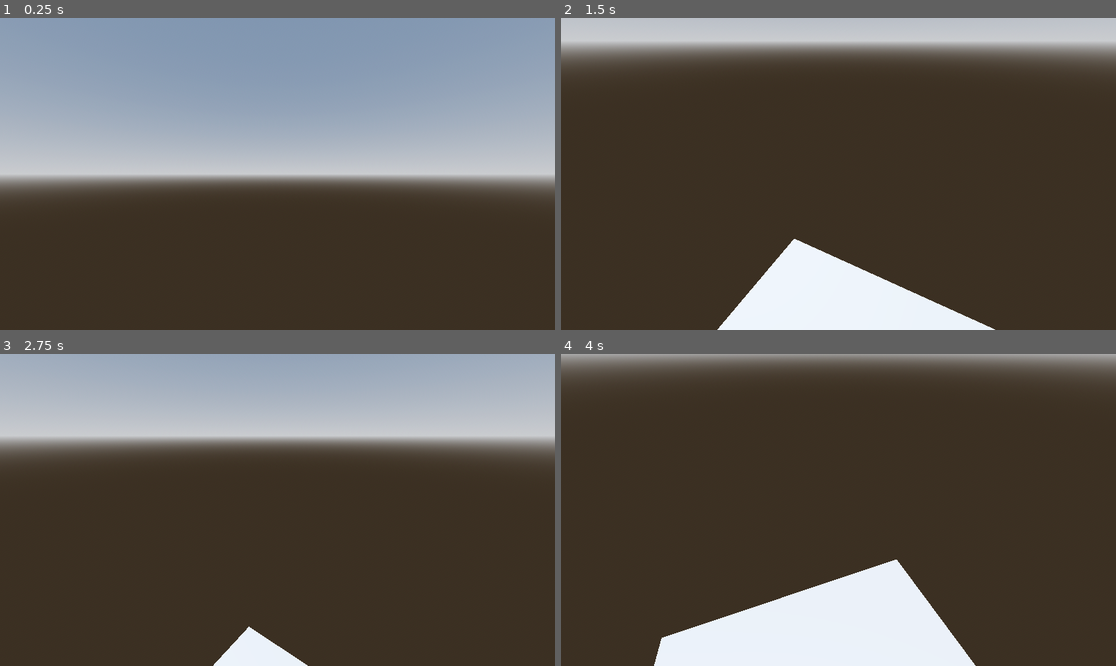
Above: before the commit, frames 1-4 (two rows, left to right).
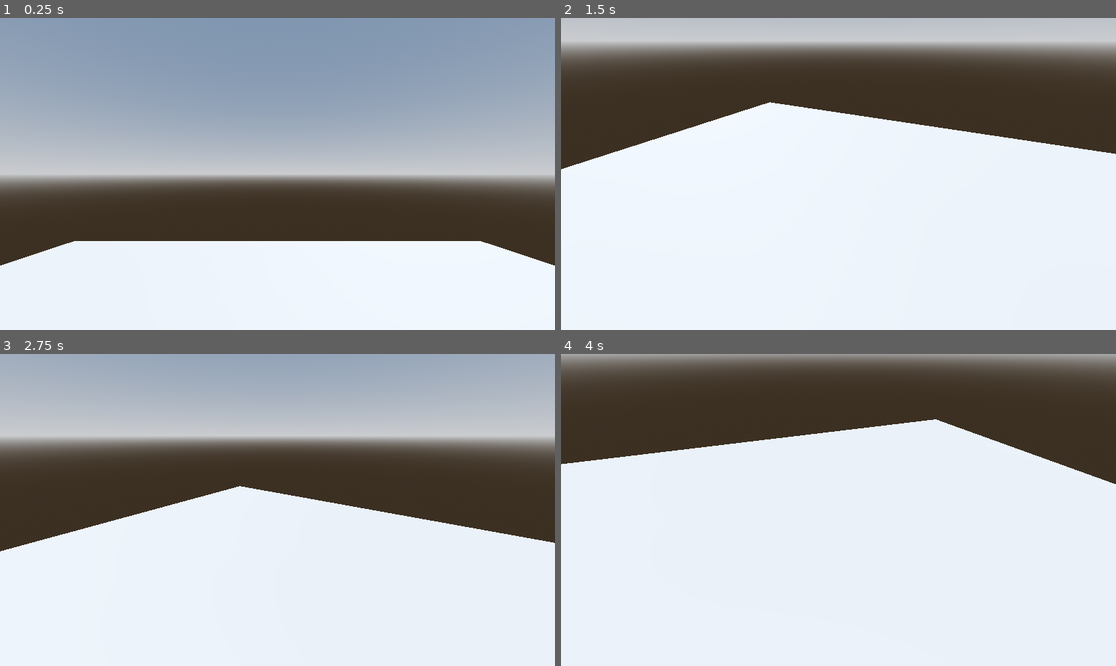
Above: after the commit, the same moments.

Repository: kjk81/trip-4.16.25
Game: Godot game, scene res://levels/test.tscn
Two runs of this game, one before a commit and one after it. Both use one fixed random seed, a clock stepped at 60 frames per second and the inputs below. The project has no main scene, so this scene is started directly.
Inputs (mouse positions are in pixels of both pictures, inside the frame that each line leads up to):
- Up to frame 1 (0.25 s): no input
- Up to frame 2 (1.5 s): tap Enter at 0.5 s; move the mouse to (960, 158) at 0.52 s; hold D (move_right) 0.53-1.28 s; click (960, 158) at 0.67 s; tap Space (jump) at 0.77, 1.25 s; move the mouse to (810, 174) at 1.27 s; hold W (move_forward) from 1.28 s (still down)
- Up to frame 3 (2.75 s): keep holding W (move_forward); tap Space (jump) at 1.52 s; tap Enter at 2 s; move the mouse to (288, 503) at 2.02 s
- Up to frame 4 (4 s): keep holding W (move_forward); tap Space (jump) at 2.75, 3.02, 3.77 s; move the mouse to (832, 516) at 2.77 s; tap Enter at 3.5 s; move the mouse to (877, 513) at 3.52 s

The runs differ from the first frame. In frame 1, 27% of the frame differs, in the area x 0-100%, y 71-100%; in frame 2, 56%; in frame 3, 47%; in frame 4, 59%, in the area x 0-100%, y 20-100%.

Commit message:
change floor size

Diff:
--- a/levels/test.tscn
+++ b/levels/test.tscn
@@ -34,6 +34,7 @@
 [node name="Objects" type="Node3D" parent="."]
 
 [node name="Floor" type="MeshInstance3D" parent="Objects"]
+transform = Transform3D(5, 0, 0, 0, 1, 0, 0, 0, 5, 0, 0, 0)
 mesh = SubResource("PlaneMesh_ny0t1")
 
 [node name="StaticBody3D" type="StaticBody3D" parent="Objects/Floor"]
